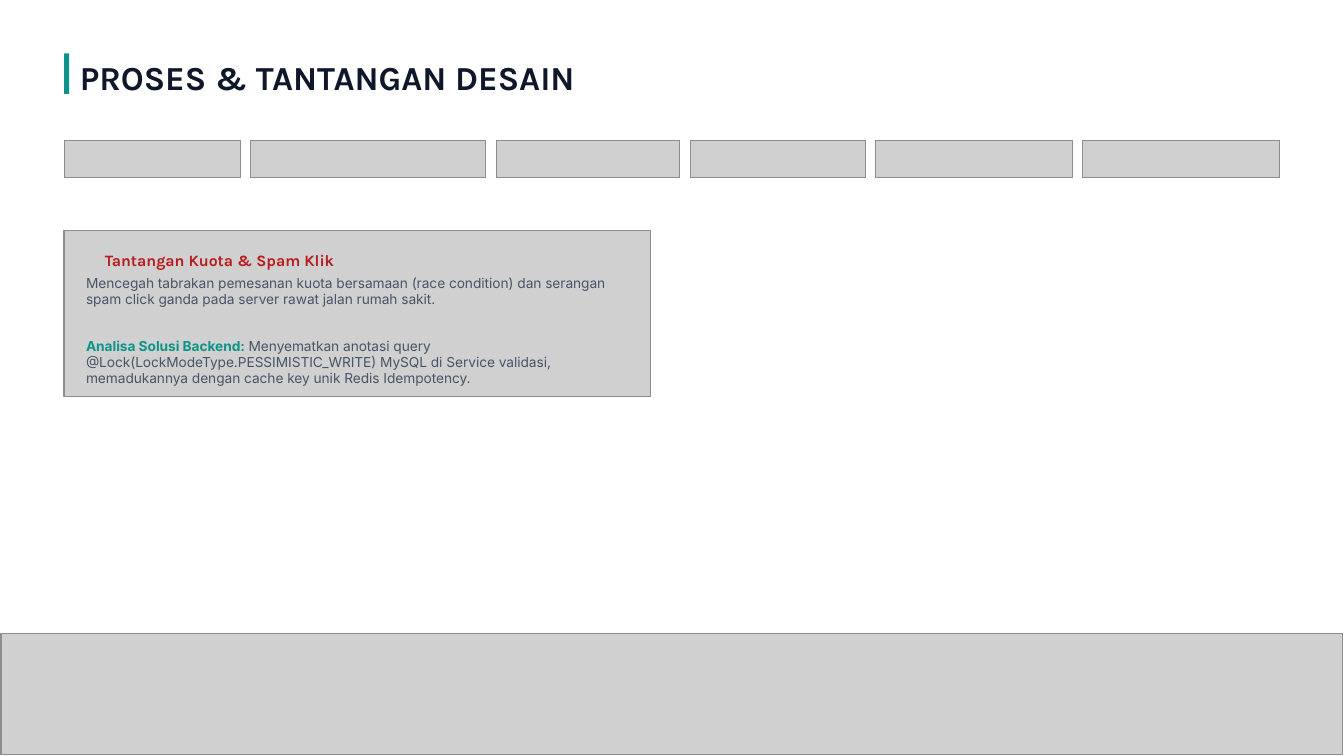
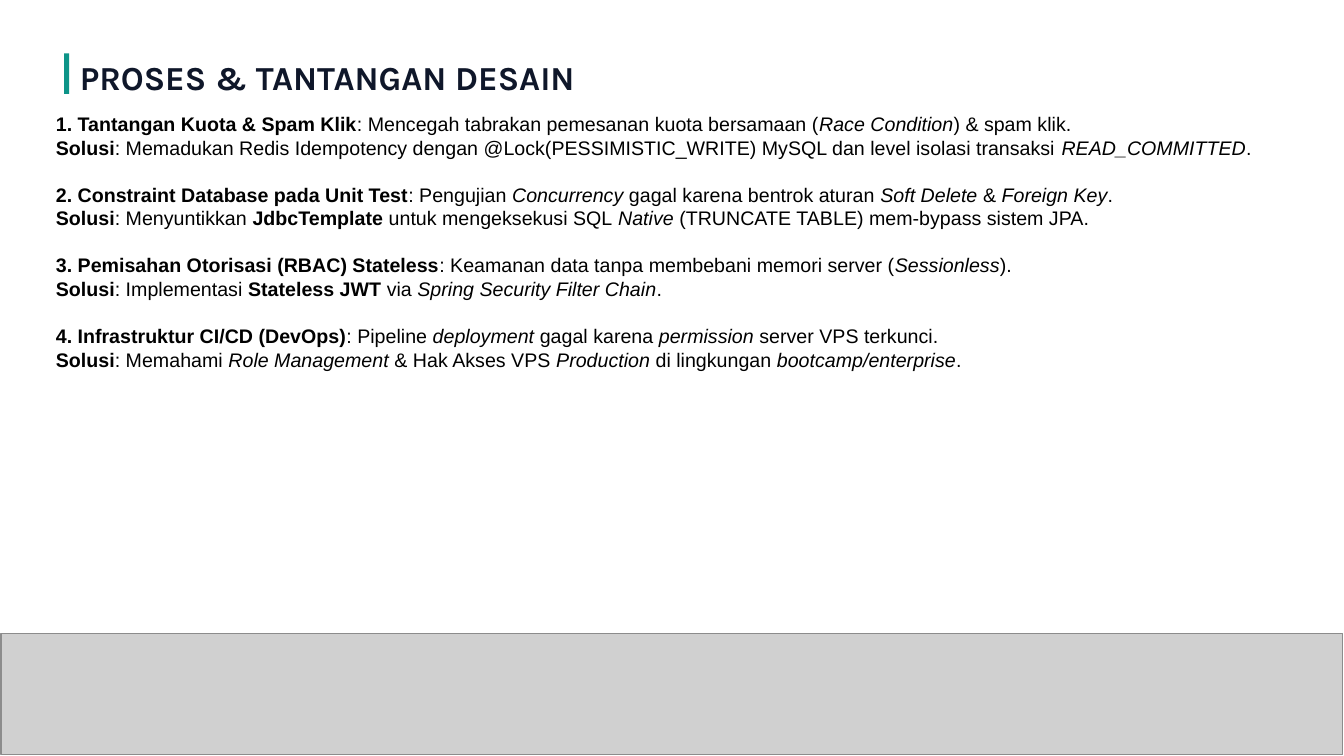
Before and after one commit to reesdev/MediBookAPI, a slide deck: slide 13 of MediBook API Presentation.pptx (slide 11 before the commit). Drawn at 1344x756 pixels with LibreOffice and Linux fonts; fonts in the diff are those of the drawing; grey boxes stand for pictures; background and template pictures are left out. Boxes give left, top, right and bottom in pixels: in the first picture for what was removed or moved away, otherwise in the second. Text is boxed around its words. In the diff, an @@ line names an element or a change of style, - is before the commit and + after.

```diff
--- a/MediBook API Presentation.pptx
+++ b/MediBook API Presentation.pptx
@@ text at (x1=56, y1=116, x2=1252, y2=371): text changed; size 9.8 to 14 pt; font Inter to Arial; text colour #475569 to #000000 @@
-Mencegah tabrakan pemesanan kuota bersamaan (race condition) dan serangan spam click ganda pada server rawat jalan rumah sakit.
-Analisa Solusi Backend: Menyematkan anotasi query @Lock(LockModeType.PESSIMISTIC_WRITE) MySQL di Service validasi, memadukannya dengan cache key unik Redis Idempotency.
+1. Tantangan Kuota & Spam Klik: Mencegah tabrakan pemesanan kuota bersamaan (Race Condition) & spam klik.
+  Solusi: Memadukan Redis Idempotency dengan @Lock(PESSIMISTIC_WRITE) MySQL dan level isolasi transaksi READ_COMMITTED.
+2. Constraint Database pada Unit Test: Pengujian Concurrency gagal karena bentrok aturan Soft Delete & Foreign Key.
+  Solusi: Menyuntikkan JdbcTemplate untuk mengeksekusi SQL Native (TRUNCATE TABLE) mem-bypass sistem JPA.
+3. Pemisahan Otorisasi (RBAC) Stateless: Keamanan data tanpa membebani memori server (Sessionless).
+  Solusi: Implementasi Stateless JWT via Spring Security Filter Chain.
+4. Infrastruktur CI/CD (DevOps): Pipeline deployment gagal karena permission server VPS terkunci.
+  Solusi: Memahami Role Management & Hak Akses VPS Production di lingkungan bootcamp/enterprise.
@@ picture removed at (x1=65, y1=140, x2=241, y2=178) @@
@@ picture removed at (x1=251, y1=140, x2=486, y2=178) @@
@@ picture removed at (x1=496, y1=140, x2=680, y2=178) @@
@@ picture removed at (x1=691, y1=140, x2=866, y2=178) @@
@@ picture removed at (x1=876, y1=140, x2=1073, y2=178) @@
@@ picture removed at (x1=1083, y1=140, x2=1280, y2=178) @@
@@ picture removed at (x1=65, y1=231, x2=651, y2=397) @@
@@ text removed at (x1=105, y1=255, x2=334, y2=270) @@
-Tantangan Kuota & Spam Klik
```
Also in this commit, not shown: 9 other slides changed, 4 slides added, 1 slide removed.
